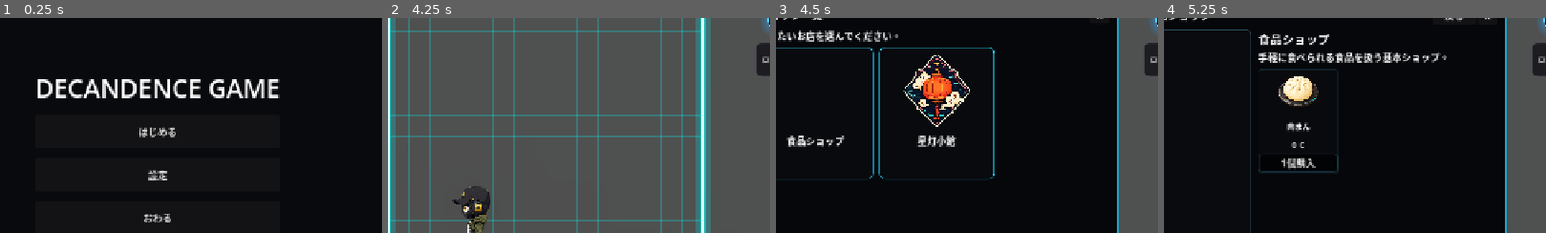
Above: before the commit, frames 1-4 (left to right).
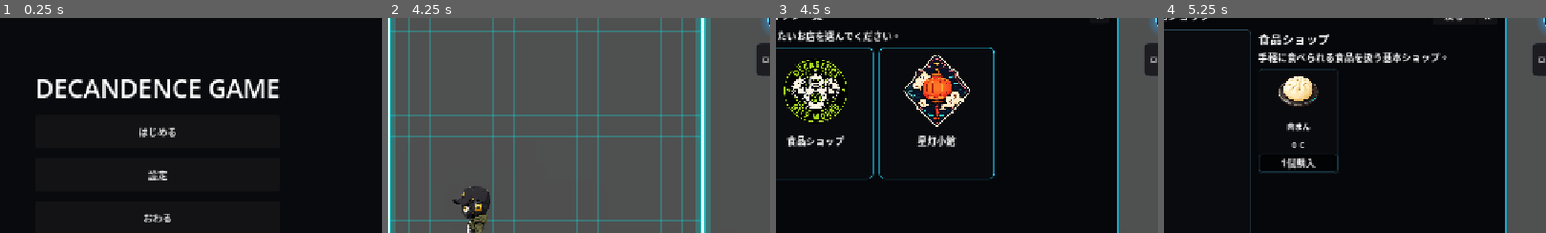
Above: after the commit, the same moments.

Repository: grimoire1089-coder/optimistic
Game: Godot game, scene res://Scenes/Boot/TitleScene.tscn
Same seed, same stepped clock (60 frames per second), same inputs: the game is played once before the commit and once after it. Sound files missing from this copy of the repository are replaced by a short silence.
Inputs (mouse positions are % of the whole screen's width and height, from its top left):
- Up to frame 1 (0.25 s): no input
- Up to frame 2 (4.25 s): click "はじめる" at 0.5 s; click "BGM" at 1.25 s; click "OFF" at 2 s; click "ロビン" at 2.75 s; click "×" at 3.5 s
- Up to frame 3 (4.5 s): click "ショップ" at 4.25 s
- Up to frame 4 (5.25 s): click (35, 41) at 5.02 s
The pictures show only the part of the screen within x 29-79%, y 19-69%; the shares and areas given below are measured in that part.

Frames 1-2 are identical in both runs. In frame 3, 1.6% of the frame differs, in the area x 2-19%, y 19-49%; in frame 4, nothing differs.

Commit message:
Update project

Diff:
--- a/Data/Items/Food/Food_0001_Nikuman.tres
+++ b/Data/Items/Food/Food_0001_Nikuman.tres
@@ -9,4 +9,4 @@
 display_name = "肉まん"
 description = "ふかふかの生地で肉餡を包んだ、定番の温かい食品。"
 icon = ExtResource("2_food_icon")
-sell_price = 60
+sell_price = 2
--- a/Data/Shops/BasicFoodShop.tres
+++ b/Data/Shops/BasicFoodShop.tres
@@ -4,6 +4,8 @@
 [ext_resource type="Script" uid="uid://8a0d3nyywiao" path="res://Scripts/Shops/ShopItemData.gd" id="2_shop_item"]
 [ext_resource type="Resource" uid="uid://khpl6knsr1ao" path="res://Data/Items/Food/Food_0001_Nikuman.tres" id="3_nikuman"]
 [ext_resource type="Script" path="res://Scripts/Shops/ShopTabData.gd" id="4_j2ce4"]
+[ext_resource type="AudioStream" uid="uid://b8ss10mmxvr1x" path="res://Assets/Audio/BGM/Supermarket.ogg" id="4_yiukw"]
+[ext_resource type="Texture2D" uid="uid://re6kfopavwo1" path="res://Assets/UI/Icons/Corporation/DBW.png" id="5_3ypht"]
 
 [sub_resource type="Resource" id="ShopItemData_nikuman"]
 script = ExtResource("2_shop_item")
@@ -14,4 +16,6 @@
 shop_id = &"basic_food"
 display_name = "食品ショップ"
 description = "手軽に食べられる食品を扱う基本ショップ。"
+sticker = ExtResource("5_3ypht")
+shop_bgm = ExtResource("4_yiukw")
 items = Array[ExtResource("2_shop_item")]([SubResource("ShopItemData_nikuman")])
Not shown, added: Assets/Audio/BGM/Supermarket.ogg.import
Not shown, added: Assets/Audio/SFX/Game/Eat.ogg.import
Not shown, added: Assets/Audio/BGM/Supermarket.ogg
Not shown, added: Assets/Audio/SFX/Game/Eat.ogg
